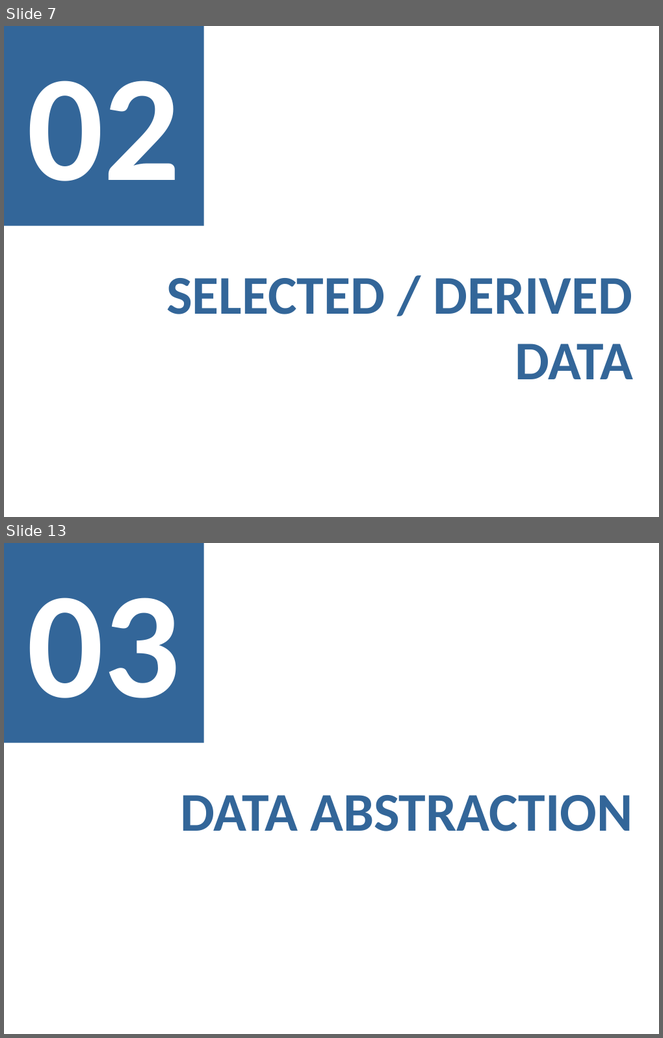
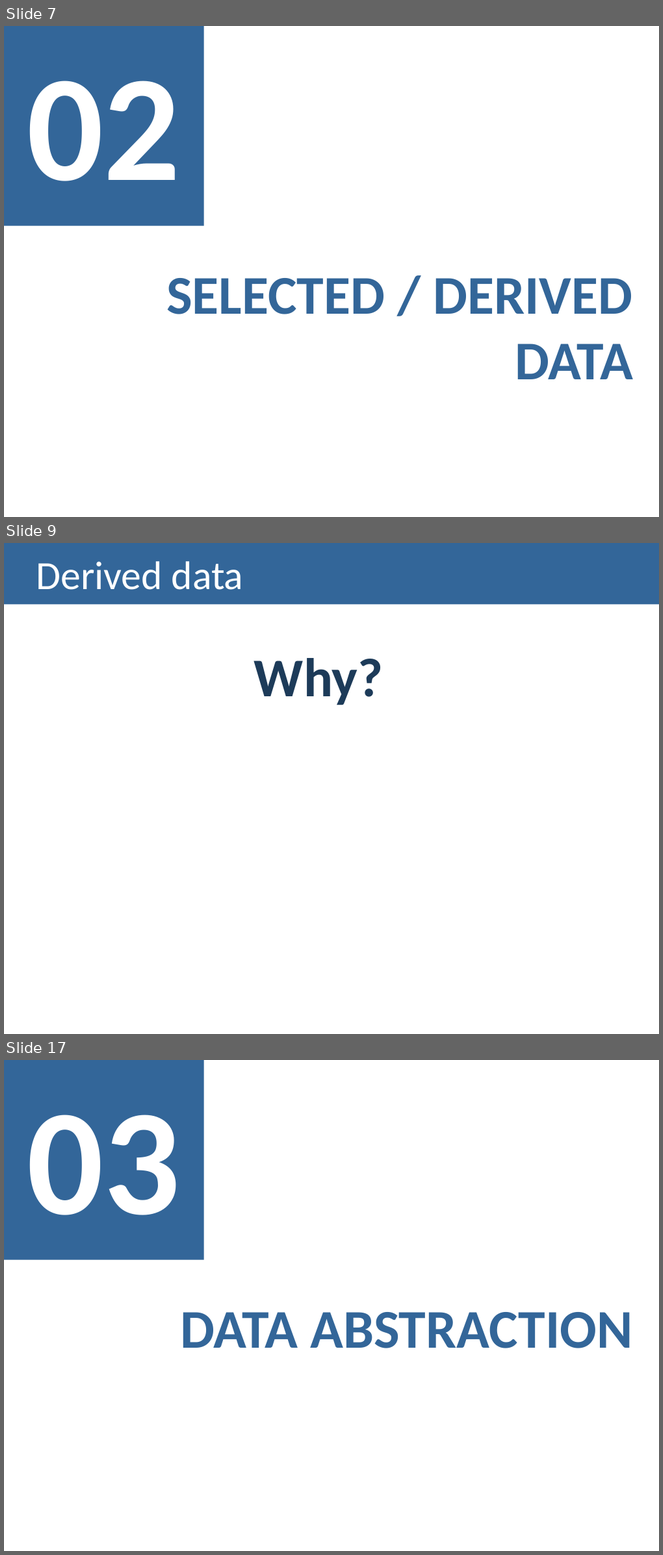
Before and after one commit to carboned4/V_I_2015_1, a slide deck: checkpoint2/G01A - Checkpoint2 Presentation.pptx. Shown one above the other, each under a label of ours: slides 7 and 13 before the commit, slides 7, 9 and 17 after it; the slides between them are not shown. The pictures are 663x1038 and 663x1555 pixels, drawn with LibreOffice and Linux fonts; fonts in the diff are those of the drawing. Boxes give left, top, right and bottom in pixels: in the first picture for what was removed or moved away, otherwise in the second. Text is boxed around its words. In the diff, an @@ line names an element or a change of style, - is before the commit and + after.

```diff
--- a/checkpoint2/G01A - Checkpoint2 Presentation.pptx
+++ b/checkpoint2/G01A - Checkpoint2 Presentation.pptx
@@ slide 9 added at (x1=4, y1=543, x2=659, y2=1034), background #FFFFFF @@
@@ title added at (x1=4, y1=543, x2=659, y2=605), fill #336699, 44 pt, text #FFFFFF @@
+Derived data
@@ text added at (x1=254, y1=658, x2=383, y2=705), 60 pt, text #1D3B59, bold @@
+Why?
@@ what was slide 13 is now slide 17 @@
```
Also in this commit, not shown: 5 slides changed, 3 other slides added.
